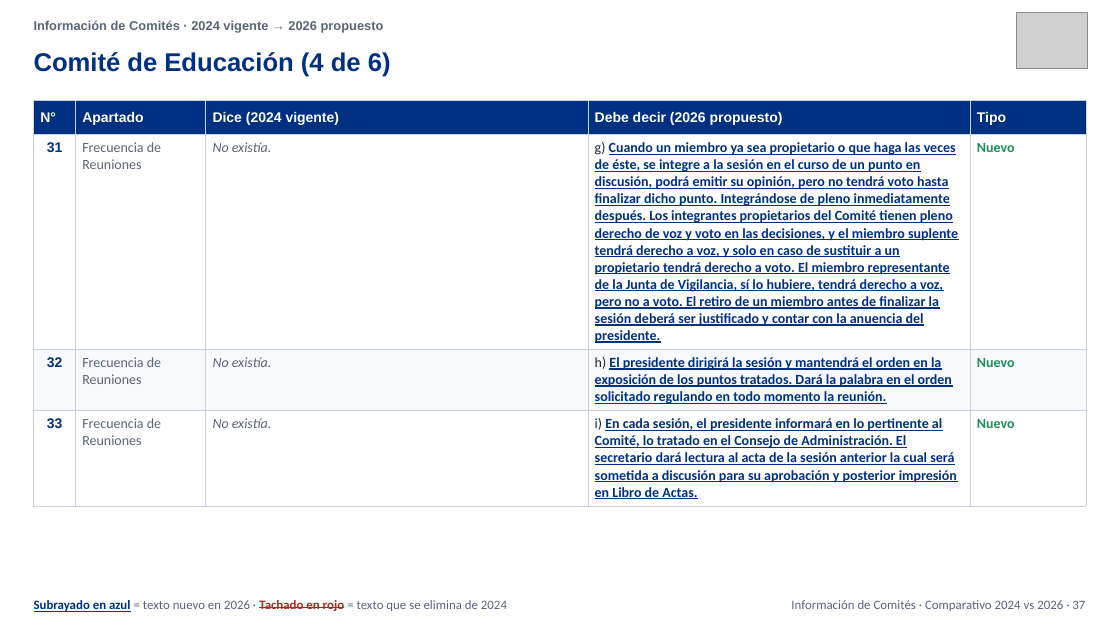
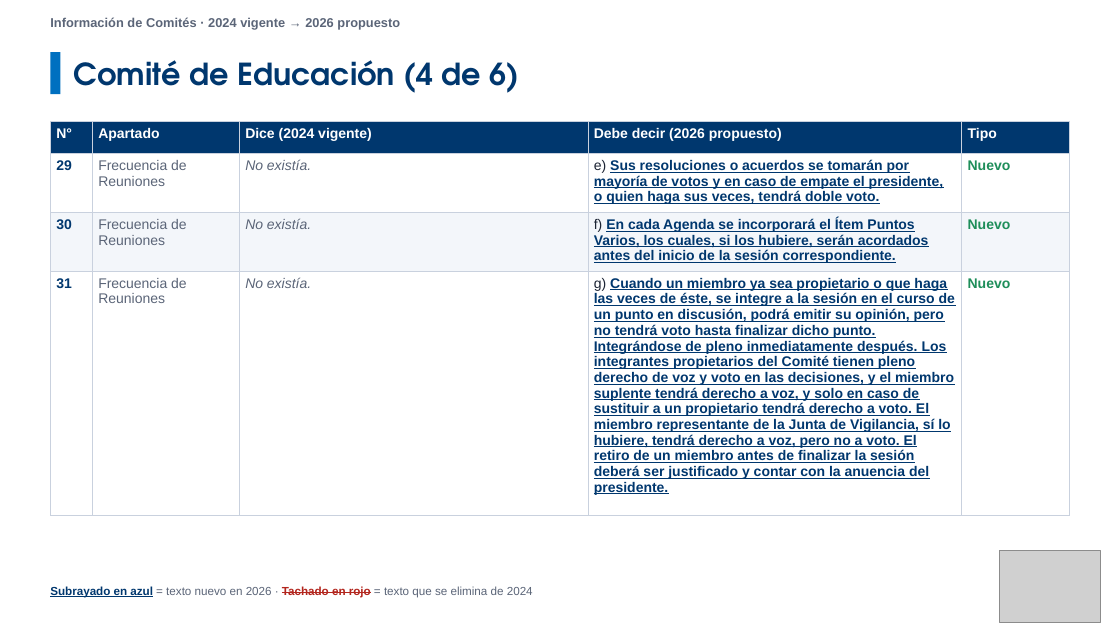
Before and after one commit to menjivar201280/riesgo, a slide deck: slide 41 of politicas/Comparativo_Comite_Riesgos_V03_vs_V04.pptx (slide 37 before the commit). Drawn at 1120x630 pixels with LibreOffice and Linux fonts; fonts in the diff are those of the drawing; grey boxes stand for pictures. Boxes give left, top, right and bottom in pixels: in the first picture for what was removed or moved away, otherwise in the second. Text is boxed around its words. In the diff, an @@ line names an element or a change of style, - is before the commit and + after.

```diff
--- a/politicas/Comparativo_Comite_Riesgos_V03_vs_V04.pptx
+++ b/politicas/Comparativo_Comite_Riesgos_V03_vs_V04.pptx
@@ text "Información de Comités · 2024 ..." moved from (x1=34, y1=20, x2=384, y2=33) to (x1=50, y1=17, x2=400, y2=30) @@
@@ text "Información de Comités · 2024 ..." at (x1=50, y1=17, x2=400, y2=30): vertical alignment middle to top @@
@@ picture removed at (x1=1017, y1=13, x2=1088, y2=68) @@
@@ rectangle added at (x1=50, y1=52, x2=60, y2=94), fill #0070C0 @@
@@ text "Comité de Educación (4 de ..." moved from (x1=34, y1=52, x2=391, y2=77) to (x1=74, y1=60, x2=520, y2=93) @@
@@ text "Comité de Educación (4 de ..." at (x1=74, y1=60, x2=520, y2=93): size 22 to 26 pt, font Arial to TeX Gyre Adventor, text colour #003082 to #00376E @@
@@ table at (x1=50, y1=122, x2=1070, y2=499) @@
+row 2: 29 | Frecuencia de Reuniones | No existía. | e) Sus resoluciones o acuerdos se tomarán por mayoría de votos y en caso de empate el presidente, o quien haga sus veces, tendrá doble voto. | Nuevo
+row 3: 30 | Frecuencia de Reuniones | No existía. | f) En cada Agenda se incorporará el Ítem Puntos Varios, los cuales, si los hubiere, serán acordados antes del inicio de la sesión correspondiente. | Nuevo
-row 3: 32 | Frecuencia de Reuniones | No existía. | h) El presidente dirigirá la sesión y mantendrá el orden en la exposición de los puntos tratados. Dará la palabra en el orden solicitado regulando en todo momento la reunión. | Nuevo
-row 4: 33 | Frecuencia de Reuniones | No existía. | i) En cada sesión, el presidente informará en lo pertinente al Comité, lo tratado en el Consejo de Administración. El secretario dará lectura al acta de la sesión anterior la cual será sometida a discusión para su aprobación y posterior impresión en Libro de Actas. | Nuevo
@@ fill #003082 to #00376E in row 1 @@
@@ fill #F7F9FC to #F3F6FA in row 3 @@
@@ font Calibri to Arial in "Frecuencia de Reuniones", "No existía.", "Nuevo", "Frecuencia de Reuniones" and 5 more places @@
@@ table resized from (x1=34, y1=101, x2=1086, y2=503) to (x1=50, y1=122, x2=1070, y2=499) @@
@@ picture added at (x1=1000, y1=550, x2=1101, y2=623) @@
@@ text "Subrayado en azul = texto ..." moved from (x1=34, y1=600, x2=507, y2=612) to (x1=50, y1=586, x2=533, y2=598) @@
@@ text "Subrayado en azul = texto ..." at (x1=50, y1=586, x2=533, y2=598): size 11 to 10 pt, font Calibri to Arial; text colour #003082 to #00376E in "Subrayado en azul"; vertical alignment middle to top @@
@@ text removed at (x1=791, y1=600, x2=1085, y2=611) @@
-Información de Comités · Comparativo 2024 vs 2026 · 37
```
Also in this commit, not shown: 68 other slides changed, 14 slides added, 2 slides removed.
